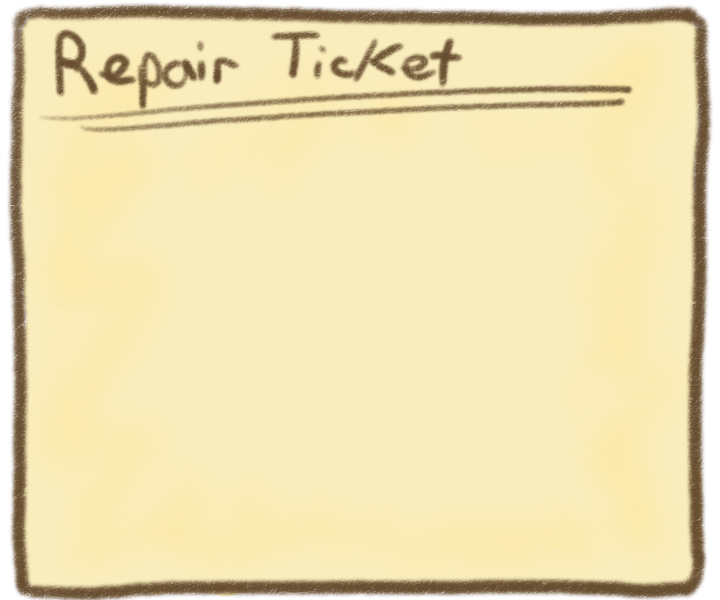
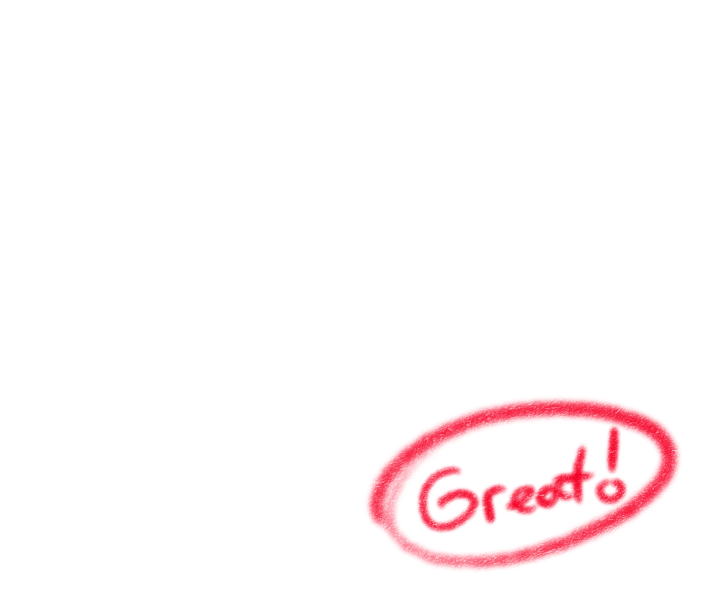
Comparing the layer stacks of the two (720, 600) images. Changes:
added layer "Paint Layer 6" above "Paint Layer 5" over [384, 384, 640, 576]
added layer "Paint Layer 3" above "Paint Layer 1" over [192, 256, 704, 576]
hid "Paint Layer 1", painted on it over [6, 2, 714, 600]
hid "Paint Layer 2", painted on it over [6, 2, 714, 600]
